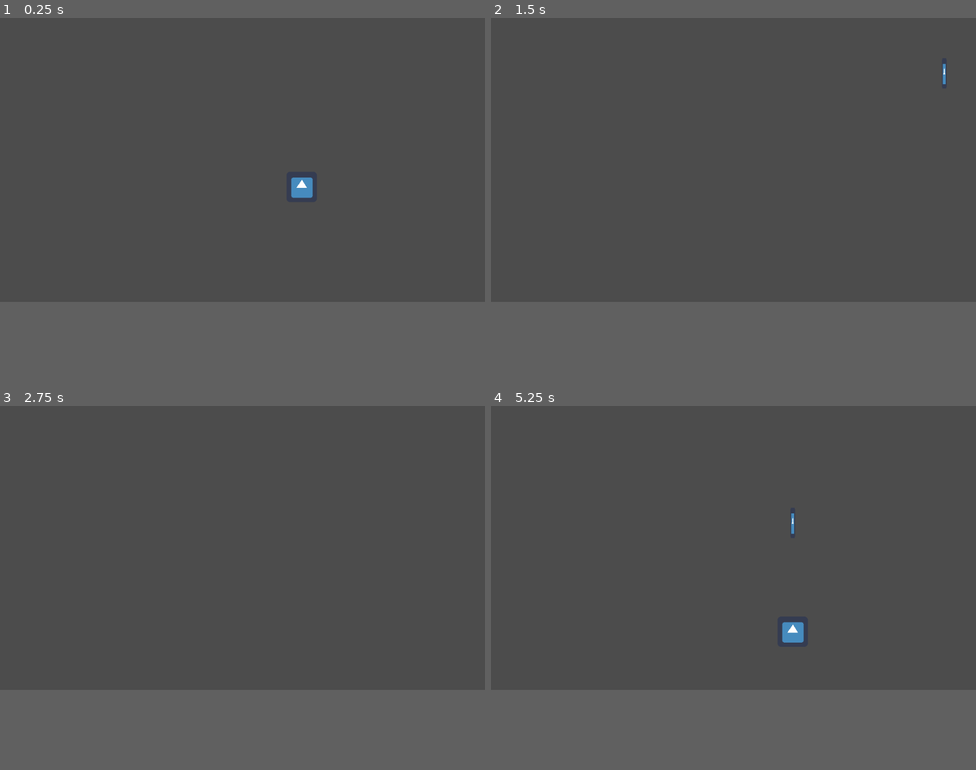
Above: before the commit, frames 1-4 (two rows, left to right).
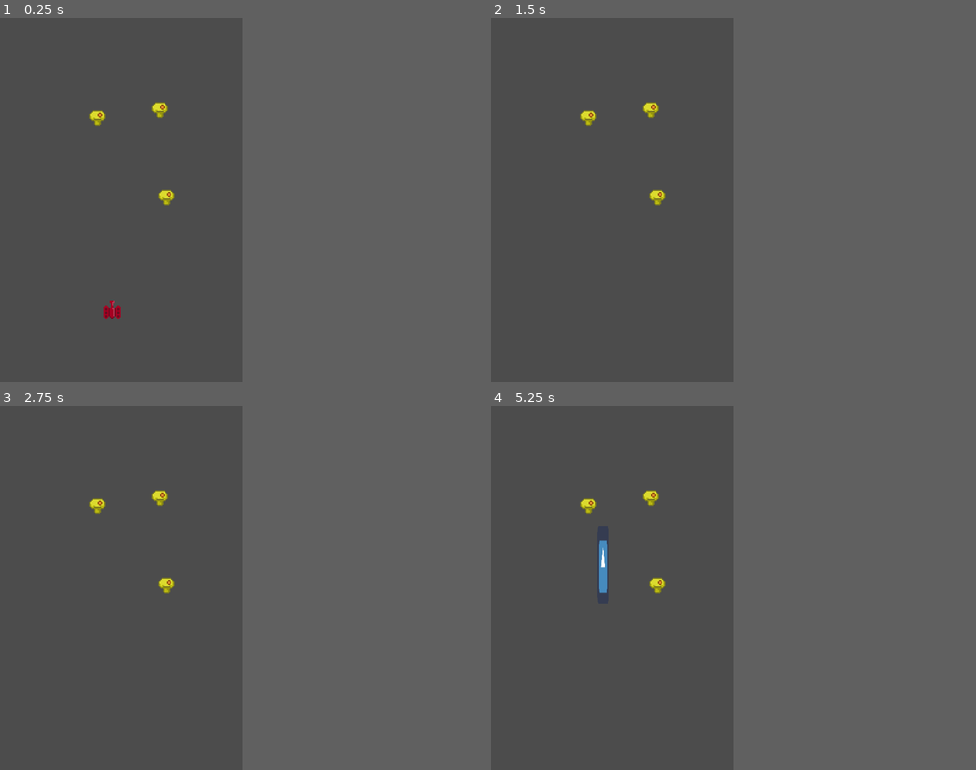
Above: after the commit, the same moments.

Repository: unblinky/Centerpede
Game: Godot game, scene res://Scenes/Main.tscn
Two runs of this game, one before a commit and one after it. Both use one fixed random seed, a clock stepped at 60 frames per second and the inputs below. The engine's default icon, where the game draws it, is replaced by a stand-in: a white triangle on a blue panel in a dark square.
Inputs:
- Up to frame 1 (0.25 s): no input
- Up to frame 2 (1.5 s): tap Enter at 0.5 s; hold D (move_right) 0.53-1.28 s; hold Space (fire) 0.53-1.28 s; hold S (move_down) from 1.28 s (still down); tap Space (fire) at 1.35 s
- Up to frame 3 (2.75 s): tap Space (fire) at 2 s; release S (move_down) at 2.03 s; hold D (move_right) from 2.03 s (still down); hold Space (fire) from 2.03 s (still down)
- Up to frame 4 (5.25 s): tap Enter at 2.75, 4.25 s; release D (move_right) at 2.78 s; release Space (fire) at 2.78 s; hold W (move_up) 2.78-3.53 s; tap Space (fire) at 2.85, 3.5, 4.35 s; hold Space (fire) 3.53-4.28 s; hold A (move_left) 3.53-5.03 s; hold S (move_down) from 5.03 s (still down); hold Space (fire) from 5.03 s (still down)
In our replay, the window is 800x468 before the commit and 400x600 after it. These sizes can differ from the game's own. Grey fills any space a smaller window leaves; there, only what the larger window draws over its background counts as a difference.

The runs differ from the first frame. In frame 1, 0.7% of the frame differs, in the area x 18-65%, y 23-83%; in frame 2, 0.4%; in frame 3, 0.3%; in frame 4, 0.9%, in the area x 18-65%, y 23-65%.

Commit message:
Animated the player in Krita and exported to Code.

Diff:
--- /dev/null
+++ b/Code/Centerpede/Content/Mushroom/Mushroom.tscn
@@ -0,0 +1,17 @@
+[gd_scene load_steps=4 format=2]
+
+[ext_resource path="res://Content/Mushroom/Mushroom.gd" type="Script" id=1]
+[ext_resource path="res://Content/Mushroom/Assets/Mushroom.png" type="Texture" id=2]
+
+[sub_resource type="CircleShape2D" id=1]
+radius = 7.05914
+
+[node name="Mushroom" type="StaticBody2D"]
+script = ExtResource( 1 )
+
+[node name="Sprite" type="Sprite" parent="."]
+scale = Vector2( 0.977273, 1 )
+texture = ExtResource( 2 )
+
+[node name="CollisionShape2D" type="CollisionShape2D" parent="."]
+shape = SubResource( 1 )
--- a/Code/Centerpede/Scenes/Player.gd
+++ b/Code/Centerpede/Content/Player/Player.gd
@@ -3,7 +3,7 @@
 
 const BULLET_PS: PackedScene = preload("res://Scenes/Bullet.tscn")
 
-export var speed: float = 300 # Pixels / sec.
+var speed: float = 300 # Pixels / sec.
 var direction: Vector2
 var velocity: Vector2
 var ammo_count: int = 1
--- /dev/null
+++ b/Code/Centerpede/Content/Player/Player.tscn
@@ -0,0 +1,28 @@
+[gd_scene load_steps=7 format=2]
+
+[ext_resource path="res://Content/Player/Player.gd" type="Script" id=1]
+[ext_resource path="res://Content/Player/Assets/player_0001.png" type="Texture" id=2]
+[ext_resource path="res://Content/Player/Assets/player_0002.png" type="Texture" id=3]
+[ext_resource path="res://Content/Player/Assets/player_0000.png" type="Texture" id=4]
+
+[sub_resource type="CircleShape2D" id=3]
+radius = 8.0
+
+[sub_resource type="SpriteFrames" id=2]
+animations = [ {
+"frames": [ ExtResource( 4 ), ExtResource( 2 ), ExtResource( 3 ) ],
+"loop": true,
+"name": "default",
+"speed": 12.0
+} ]
+
+[node name="Player" type="KinematicBody2D"]
+script = ExtResource( 1 )
+speed = 5.0
+
+[node name="CollisionShape2D" type="CollisionShape2D" parent="."]
+shape = SubResource( 3 )
+
+[node name="AnimatedSprite" type="AnimatedSprite" parent="."]
+frames = SubResource( 2 )
+playing = true
--- a/Code/Centerpede/Scenes/Main.tscn
+++ b/Code/Centerpede/Scenes/Main.tscn
@@ -4,24 +4,34 @@
 [ext_resource path="res://Scenes/Centipede.tscn" type="PackedScene" id=2]
 [ext_resource path="res://Scenes/Segment.tscn" type="PackedScene" id=3]
 [ext_resource path="res://Scenes/Spider.tscn" type="PackedScene" id=4]
-[ext_resource path="res://Scenes/Player.tscn" type="PackedScene" id=11]
-[ext_resource path="res://Scenes/Mushroom.tscn" type="PackedScene" id=12]
+[ext_resource path="res://Content/Player/Player.tscn" type="PackedScene" id=11]
+[ext_resource path="res://Content/Mushroom/Mushroom.tscn" type="PackedScene" id=12]
 
-[node name="Main" type="Node"]
+[node name="Main" type="Node2D"]
 script = ExtResource( 1 )
 
-[node name="PlayerZone" type="Node2D" parent="."]
+[node name="PlayingField" type="Node2D" parent="."]
+scale = Vector2( 2, 2 )
 
-[node name="Bullets" type="Node2D" parent="."]
+[node name="PlayerZone" type="Node2D" parent="PlayingField"]
 
-[node name="Player" parent="." instance=ExtResource( 11 )]
-position = Vector2( 637, 357 )
+[node name="Bullets" type="Node2D" parent="PlayingField"]
+
+[node name="Player" parent="PlayingField" instance=ExtResource( 11 )]
+position = Vector2( 92.3845, 240.903 )
 speed = 600.0
 
-[node name="Mushroom" parent="." instance=ExtResource( 12 )]
+[node name="Mushroom" parent="PlayingField" instance=ExtResource( 12 )]
+position = Vector2( 137.33, 147.711 )
 
-[node name="Spider" parent="." instance=ExtResource( 4 )]
+[node name="Spider" parent="PlayingField" instance=ExtResource( 4 )]
 
-[node name="Centipede" parent="." instance=ExtResource( 2 )]
+[node name="Centipede" parent="PlayingField" instance=ExtResource( 2 )]
 
-[node name="Segment" parent="." instance=ExtResource( 3 )]
+[node name="Segment" parent="PlayingField" instance=ExtResource( 3 )]
+
+[node name="Mushroom2" parent="PlayingField" instance=ExtResource( 12 )]
+position = Vector2( 80.3753, 82.2104 )
+
+[node name="Mushroom3" parent="PlayingField" instance=ExtResource( 12 )]
+position = Vector2( 131.849, 75.7447 )
--- a/Code/Centerpede/Scenes/Mushroom.tscn
+++ /dev/null
@@ -1,6 +0,0 @@
-[gd_scene load_steps=2 format=2]
-
-[ext_resource path="res://Scenes/Mushroom.gd" type="Script" id=1]
-
-[node name="Mushroom" type="Node2D"]
-script = ExtResource( 1 )
--- a/Code/Centerpede/Scenes/Player.tscn
+++ /dev/null
@@ -1,16 +0,0 @@
-[gd_scene load_steps=4 format=2]
-
-[ext_resource path="res://Scenes/Player.gd" type="Script" id=1]
-[ext_resource path="res://icon.png" type="Texture" id=2]
-
-[sub_resource type="RectangleShape2D" id=1]
-extents = Vector2( 27.1747, 27.9692 )
-
-[node name="Player" type="KinematicBody2D"]
-script = ExtResource( 1 )
-
-[node name="Sprite" type="Sprite" parent="."]
-texture = ExtResource( 2 )
-
-[node name="CollisionShape2D" type="CollisionShape2D" parent="."]
-shape = SubResource( 1 )
--- a/Code/Centerpede/project.godot
+++ b/Code/Centerpede/project.godot
@@ -17,7 +17,7 @@
 "base": "KinematicBody2D",
 "class": "Player",
 "language": "GDScript",
-"path": "res://Scenes/Player.gd"
+"path": "res://Content/Player/Player.gd"
 } ]
 _global_script_class_icons={
 "Bullet": "",
@@ -29,6 +29,12 @@
 config/name="Centerpede"
 run/main_scene="res://Scenes/Main.tscn"
 config/icon="res://icon.png"
+
+[display]
+
+window/size/width=400
+window/stretch/mode="2d"
+window/stretch/aspect="keep"
 
 [input]
 
Binary file added: Code/Centerpede/Content/Mushroom/Assets/Mushroom.png
Not shown, added: Code/Centerpede/Content/Mushroom/Assets/Mushroom.png.import
Renamed: Code/Centerpede/Scenes/Mushroom.gd -> Code/Centerpede/Content/Mushroom/Mushroom.gd
Binary file added: Code/Centerpede/Content/Player/Assets/player_0000.png
Not shown, added: Code/Centerpede/Content/Player/Assets/player_0000.png.import
Binary file added: Code/Centerpede/Content/Player/Assets/player_0001.png
Not shown, added: Code/Centerpede/Content/Player/Assets/player_0001.png.import
Binary file added: Code/Centerpede/Content/Player/Assets/player_0002.png
Not shown, added: Code/Centerpede/Content/Player/Assets/player_0002.png.import
Binary file added: Code/Centerpede/Textures/Mushroom/player_0000.png
Not shown, added: Code/Centerpede/Textures/Mushroom/player_0000.png.import
Binary file added: Code/Centerpede/Textures/Mushroom/player_0001.png
(and 8 more such lines)
